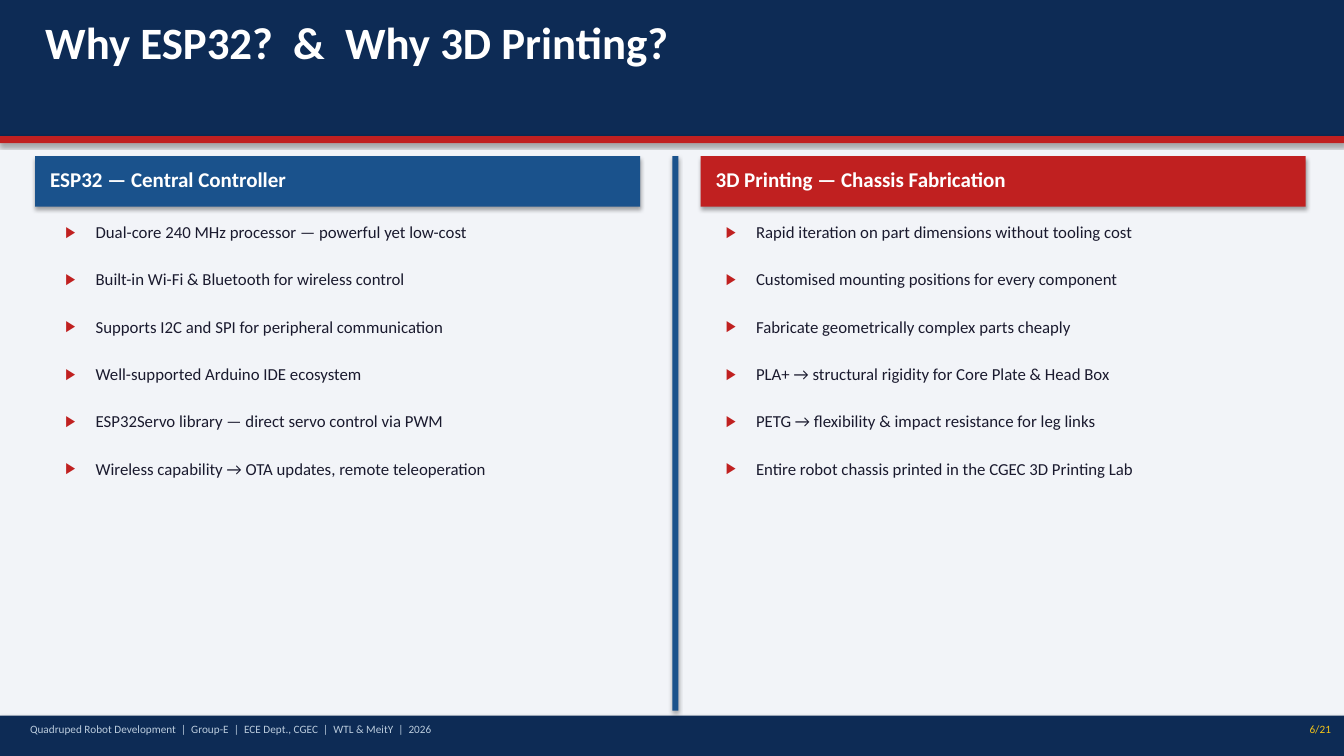
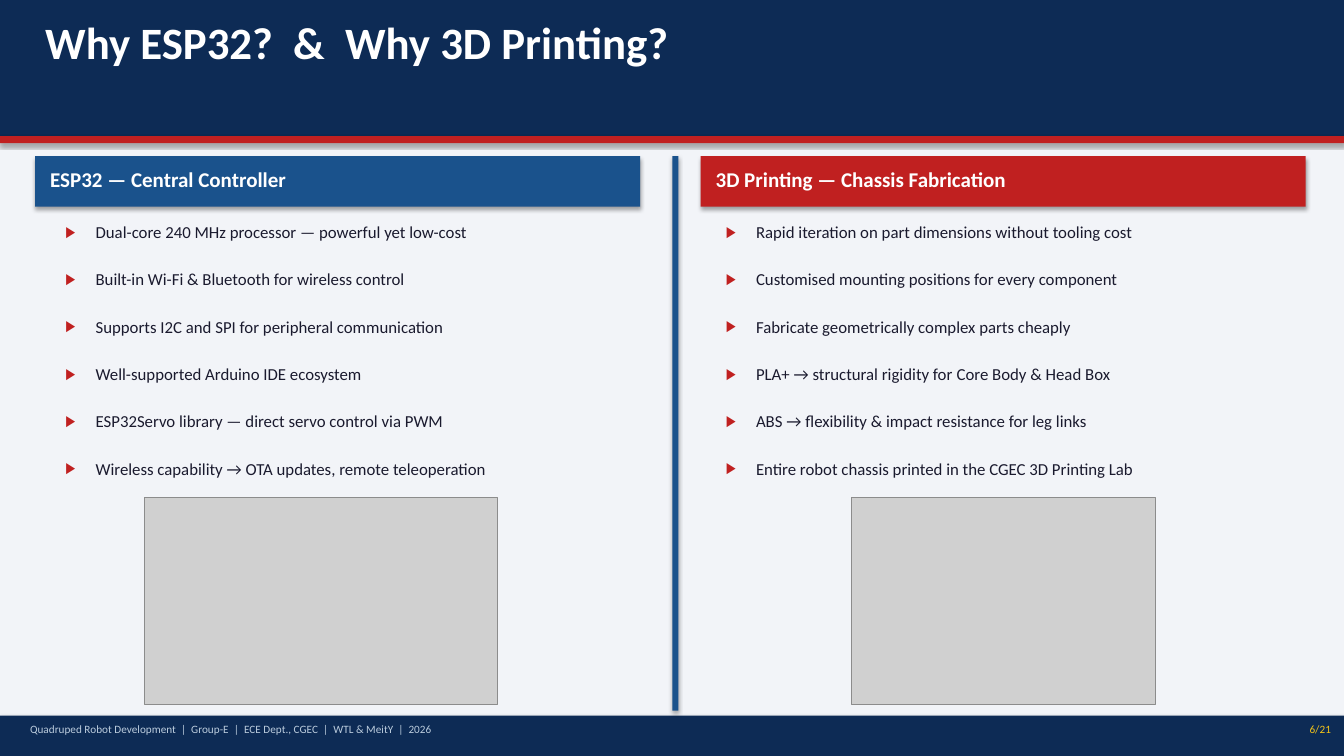
Before and after one commit to Biraj2004/3D-QuadrupedBot-Report, a slide deck: slide 6 of Quadruped_Robot_Presentation.pptx. Drawn at 1344x756 pixels with LibreOffice and Linux fonts; fonts in the diff are those of the drawing; grey boxes stand for pictures. Boxes give left, top, right and bottom in pixels: in the first picture for what was removed or moved away, otherwise in the second. Text is boxed around its words. In the diff, an @@ line names an element or a change of style, - is before the commit and + after.

Commit message:
fix(3D_REPORT): correct material specifications and remove head rotation references
- Change PLA+ references to PLA for core structural components
- Change PETG references to ABS for leg components and engineering filaments
- Remove CH8 head servo channel from servo mapping and wiring diagram
- Remove head rotation DOF reference from project objectives
- Remove head servo mount from core plate specifications
- Update robot top-view diagram to remove head servo positioning
- Correct spacing and formatting inconsistencies throughout document
- Align material specifications with actual fabrication approach

```diff
--- a/Quadruped_Robot_Presentation.pptx
+++ b/Quadruped_Robot_Presentation.pptx
@@ text at [756,368,1110,383]: text changed @@
-PLA+ → structural rigidity for Core Plate & Head Box
+PLA+ → structural rigidity for Core Body & Head Box
@@ text at [756,415,1087,430]: text changed @@
-PETG → flexibility & impact resistance for leg links
+ABS → flexibility & impact resistance for leg links
@@ picture added at [145,498,498,705] @@
@@ picture added at [851,498,1155,705] @@
```
Also in this commit, not shown: 13 other slides changed, 1 other file.
